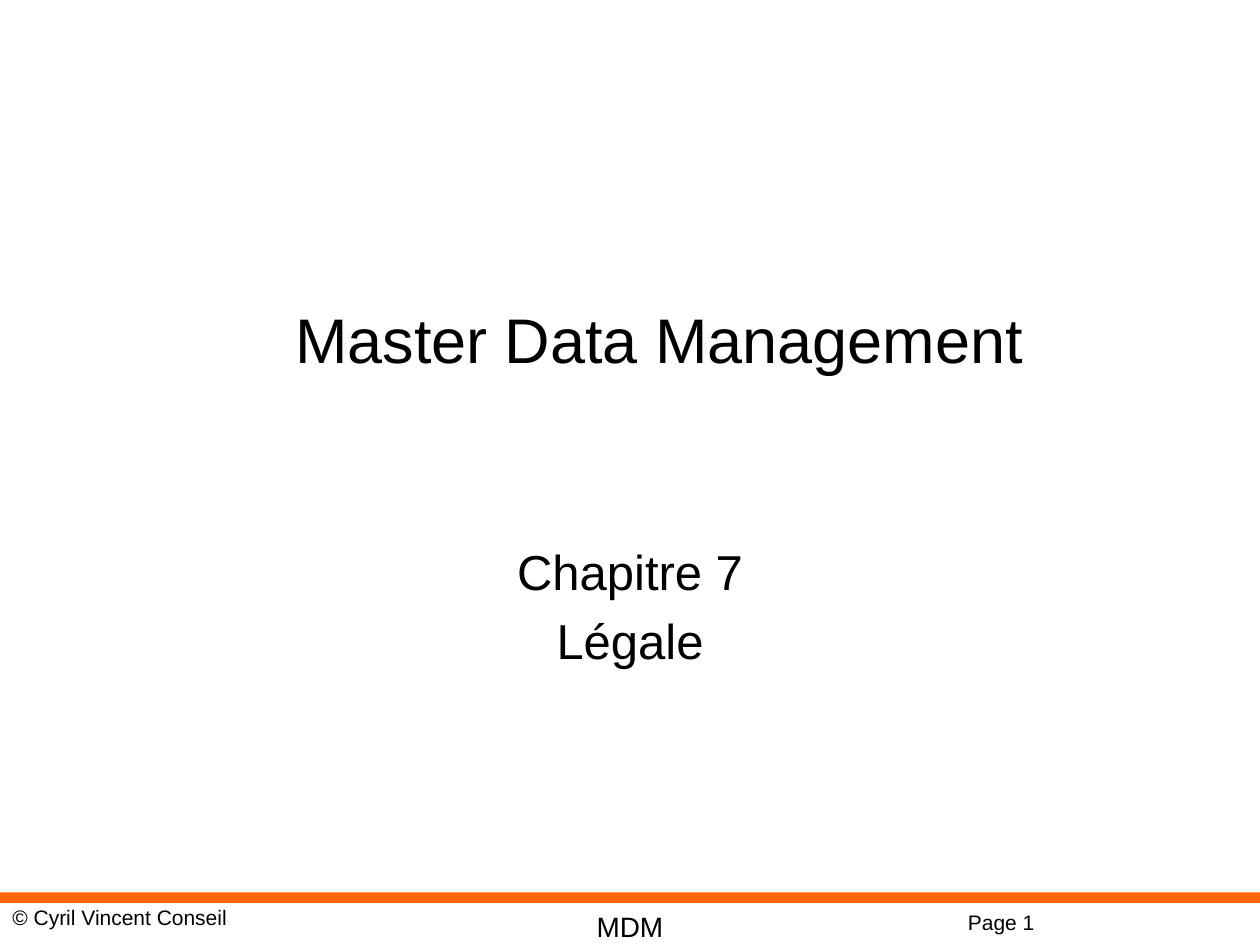
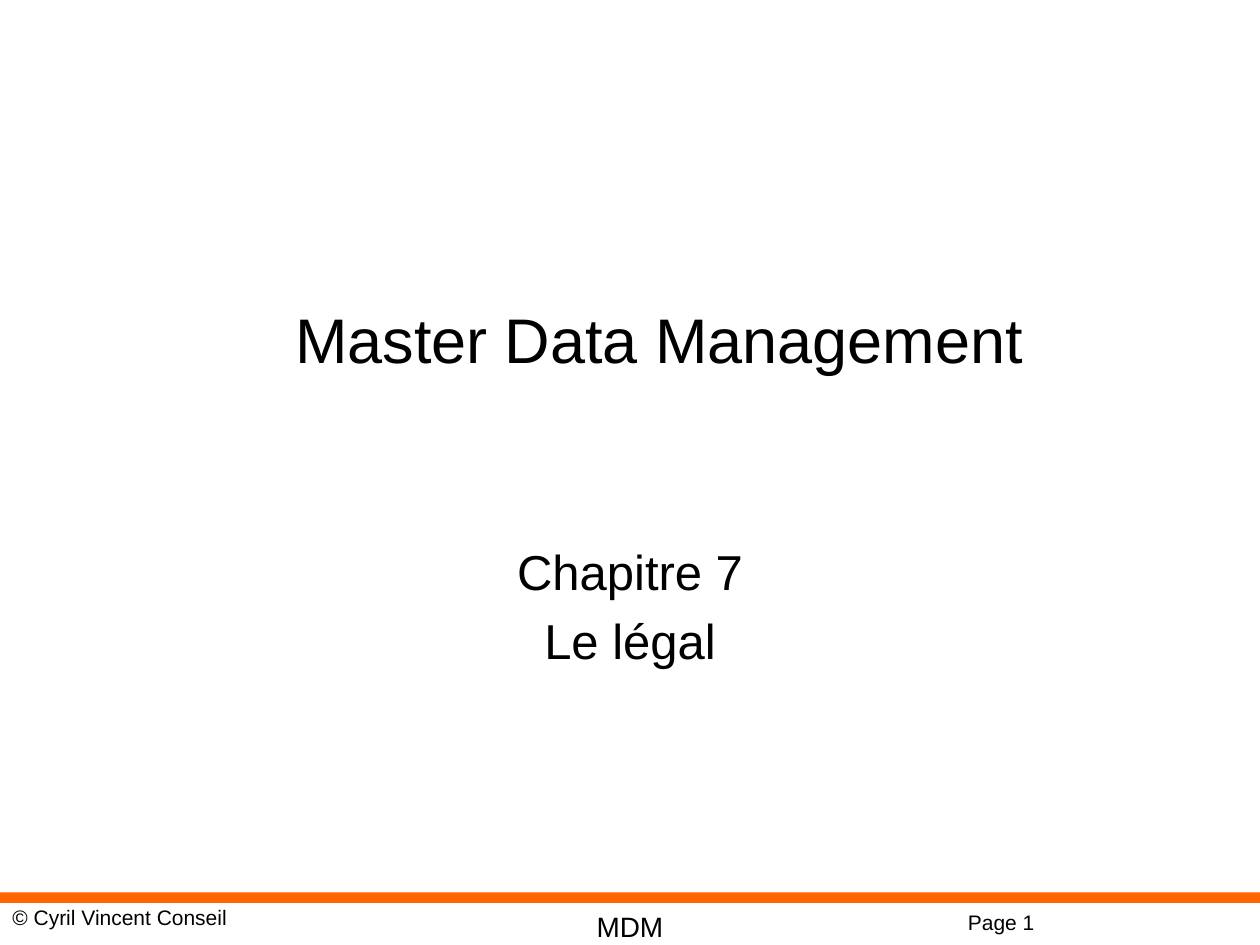
Before and after one commit to cyrilvincent/mdm, a slide deck: slide 1 of MDM07-Legal-small.pptx. Drawn at 1260x945 pixels with LibreOffice and Linux fonts; fonts in the diff are those of the drawing; background and template pictures are left out. Boxes give left, top, right and bottom in pixels: in the first picture for what was removed or moved away, otherwise in the second. Text is boxed around its words. In the diff, an @@ line names an element or a change of style, - is before the commit and + after.

```diff
--- a/MDM07-Legal-small.pptx
+++ b/MDM07-Legal-small.pptx
@@ subtitle at [544,623,715,669]: text changed @@
-Légale
+Le légal
```
Also in this commit, not shown: 5 other files.
